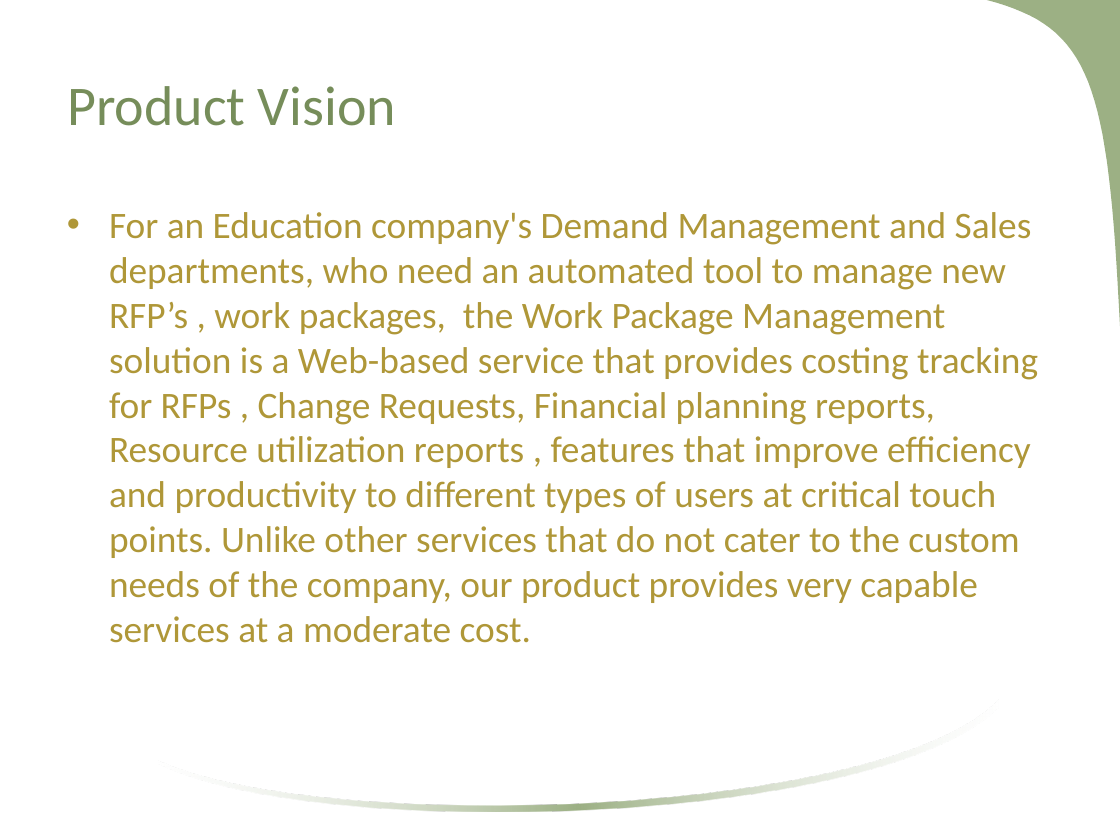
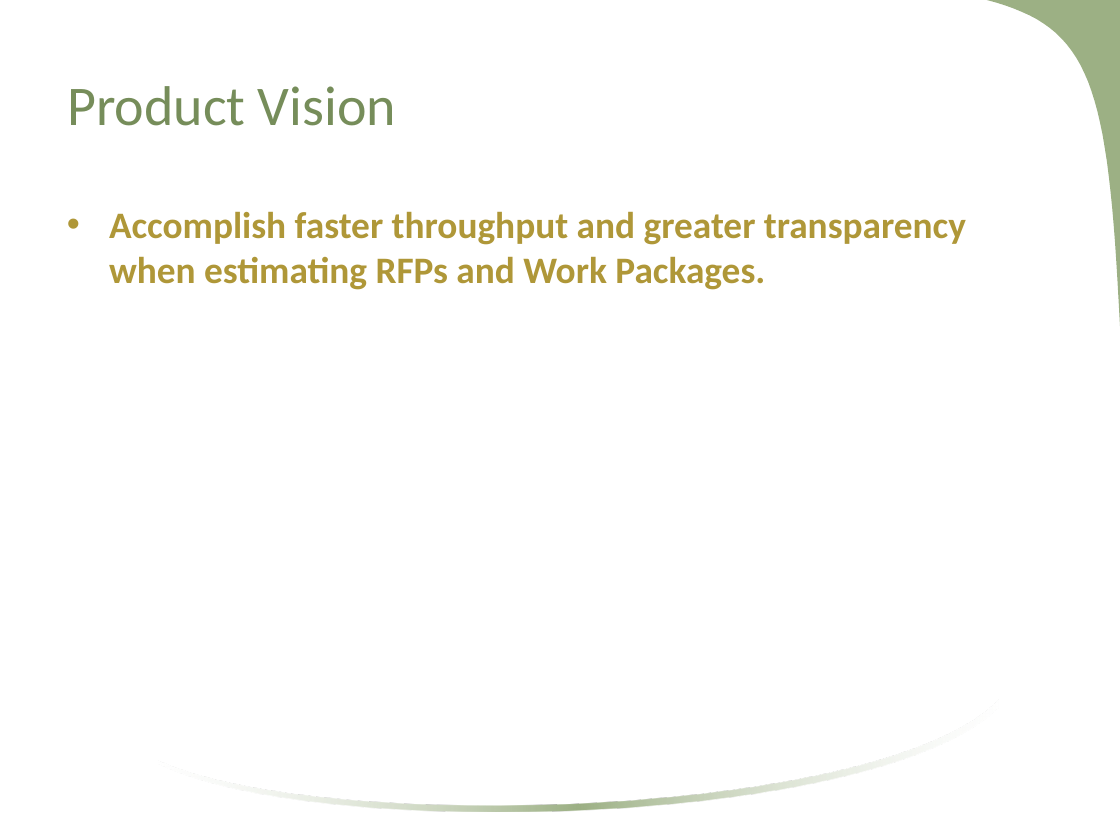
Before and after one commit to kamranzameer/agileFinalProject, a slide deck: slide 2 of docs/WorkPackage Management -Project Proposal.ppt. Drawn at 1120x840 pixels with LibreOffice and Linux fonts; fonts in the diff are those of the drawing; background and template pictures are left out. Boxes give left, top, right and bottom in pixels: in the first picture for what was removed or moved away, otherwise in the second. Text is boxed around its words. In the diff, an @@ line names an element or a change of style, - is before the commit and + after.

Commit message:
Work management presentation updated

```diff
--- a/docs/WorkPackage Management -Project Proposal.ppt
+++ b/docs/WorkPackage Management -Project Proposal.ppt
@@ text at [109, 211, 966, 290]: text changed; bold on @@
-• For an Education company's Demand Management and Sales departments, who need an automated tool to manage new RFP’s , work packages, the Work Package Management solution is a Web-based service that provides costing tracking for RFPs , Change Requests, Financial planning reports, Resource utilization reports , features that improve efficiency and productivity to different types of users at critical touch points. Unlike other services that do not cater to the custom needs of the company, our product provides very capable services at a moderate cost.
+• Accomplish faster throughput and greater transparency when estimating RFPs and Work Packages.
```
Also in this commit, not shown: 2 other slides changed, 2 slides added, 5 slides removed.
